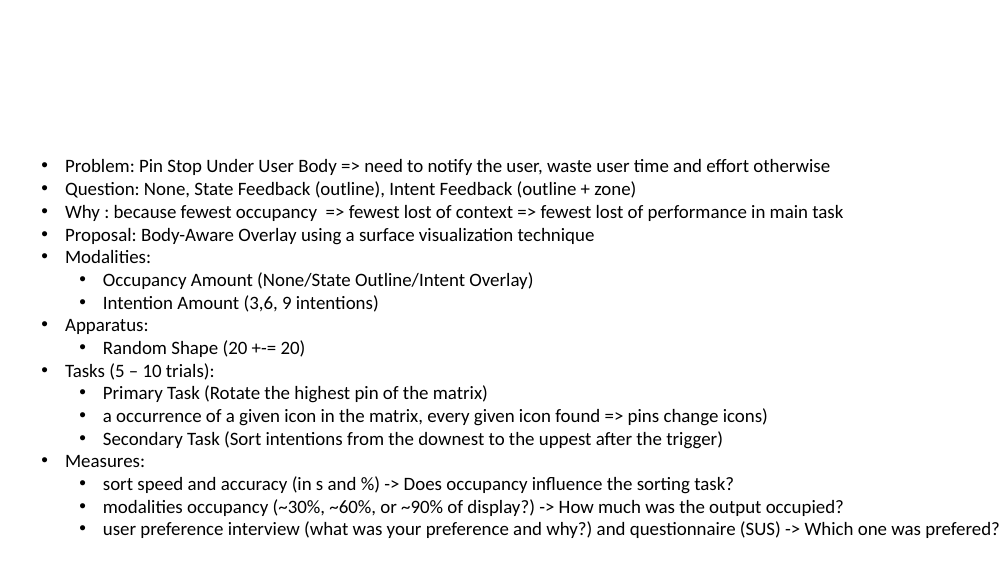
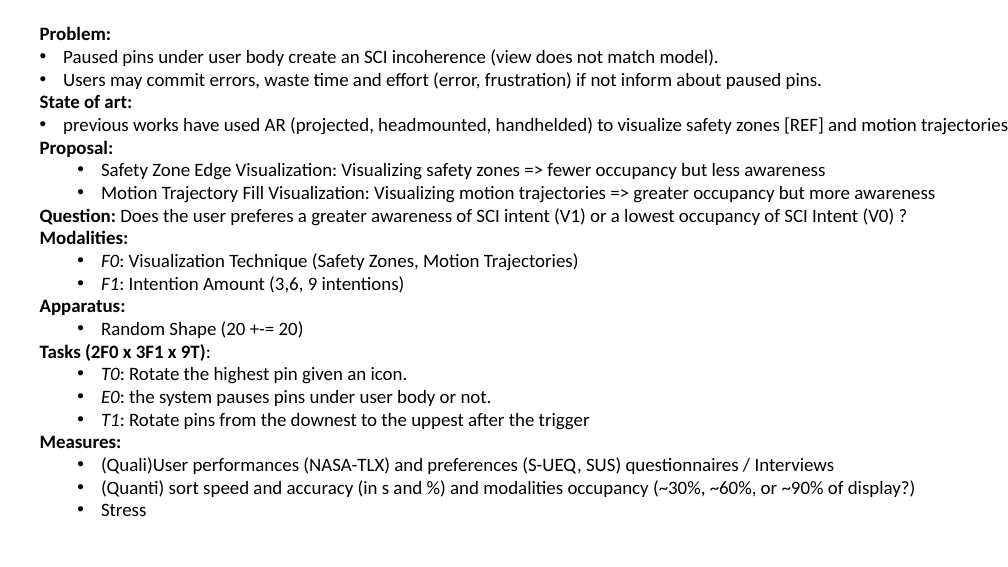
Before and after one commit to maximedaniel/ExpandDialSticks, a slide deck: slide 3 of Texture.pptx. Drawn at 1008x567 pixels with LibreOffice and Linux fonts; fonts in the diff are those of the drawing. Boxes give left, top, right and bottom in pixels: in the first picture for what was removed or moved away, otherwise in the second. Text is boxed around its words. In the diff, an @@ line names an element or a change of style, - is before the commit and + after.

```diff
--- a/Texture.pptx
+++ b/Texture.pptx
@@ text "Problem:": place and size @@
-text "Problem:" at <box>65,159,1000,538</box>
+text "Problem:" at <box>40,26,1008,516</box>
@@ text at <box>40,26,1008,226</box>: text changed @@
-• Problem: Pin Stop Under User Body => need to notify the user, waste user time and effort otherwise
-• Question: None, State Feedback (outline), Intent Feedback (outline + zone)
-• Why : because fewest occupancy => fewest lost of context => fewest lost of performance in main task
-• Proposal: Body-Aware Overlay using a surface visualization technique
+Problem:
+• Paused pins under user body create an SCI incoherence (view does not match model).
+• Users may commit errors, waste time and effort (error, frustration) if not inform about paused pins.
+State of art:
+• previous works have used AR (projected, headmounted, handhelded) to visualize safety zones [REF] and motion trajectories [REF].
+Proposal:
+  • Safety Zone Edge Visualization: Visualizing safety zones => fewer occupancy but less awareness
+  • Motion Trajectory Fill Visualization: Visualizing motion trajectories => greater occupancy but more awareness
+Question: Does the user preferes a greater awareness of SCI intent (V1) or a lowest occupancy of SCI Intent (V0) ?
@@ text at <box>40,230,129,448</box>: bold on in "Modalities:", "Apparatus:", "Measures:"; bullet • to none @@
@@ text at <box>101,253,579,293</box>: text changed @@
-  • Occupancy Amount (None/State Outline/Intent Overlay)
-  • Intention Amount (3,6, 9 intentions)
+  • F0: Visualization Technique (Safety Zones, Motion Trajectories)
+  • F1: Intention Amount (3,6, 9 intentions)
@@ text at <box>40,344,590,430</box>: text changed @@
-• Tasks (5 – 10 trials):
-  • Primary Task (Rotate the highest pin of the matrix)
-  • a occurrence of a given icon in the matrix, every given icon found => pins change icons)
-  • Secondary Task (Sort intentions from the downest to the uppest after the trigger)
+Tasks (2F0 x 3F1 x 9T):
+  • T0: Rotate the highest pin given an icon.
+  • E0: the system pauses pins under user body or not.
+  • T1: Rotate pins from the downest to the uppest after the trigger
@@ text at <box>101,457,916,516</box>: text changed @@
-  • sort speed and accuracy (in s and %) -> Does occupancy influence the sorting task?
-  • modalities occupancy (~30%, ~60%, or ~90% of display?) -> How much was the output occupied?
-  • user preference interview (what was your preference and why?) and questionnaire (SUS) -> Which one was prefered?
+  • (Quali)User performances (NASA-TLX) and preferences (S-UEQ, SUS) questionnaires / Interviews
+  • (Quanti) sort speed and accuracy (in s and %) and modalities occupancy (~30%, ~60%, or ~90% of display?)
+  • Stress
```
